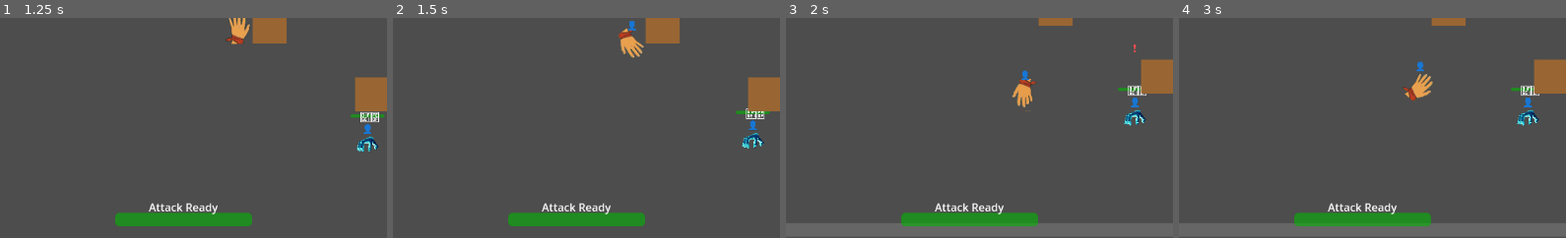
Above: before the commit, frames 1-4 (left to right).
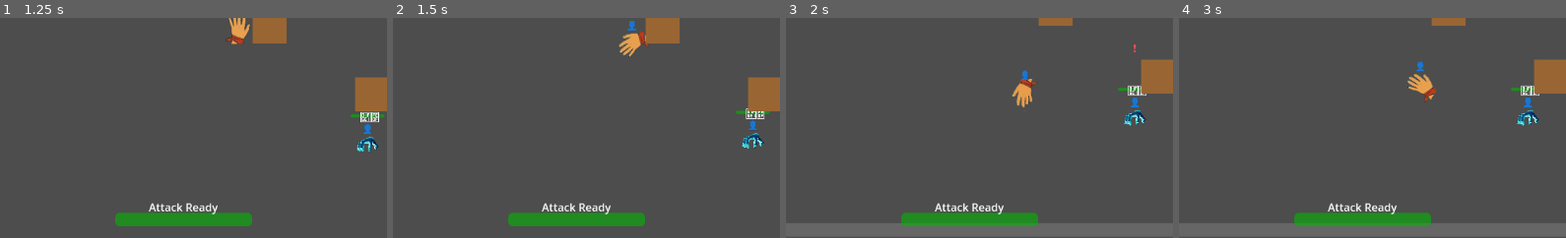
Above: after the commit, the same moments.

Repository: LouisZCode/rogue_hands_action_v1
Game: Godot game, scene res://scenes/main.tscn
The game is run twice, just before and just after one commit, with the same random seed, the same clock (stepped at 60 frames per second) and the same inputs.
Inputs:
- Up to frame 1 (1.25 s): hold Right (move_right) from 0.53 s (still down); tap Space (attack) at 0.6 s
- Up to frame 2 (1.5 s): release Right (move_right) at 1.28 s; hold Down (move_down) from 1.28 s (still down); tap S (gesture_paper) at 1.35 s
- Up to frame 3 (2 s): keep holding Down (move_down)
- Up to frame 4 (3 s): release Down (move_down) at 2.03 s; hold Right (move_right) 2.03-2.78 s; hold A (gesture_rock) 2.03-2.78 s; tap Enter at 2.75 s; hold Up (move_up) from 2.78 s (still down); tap D (gesture_scissors) at 2.85 s
The pictures show only the part of the screen within x 26-76%, y 48-98%; the shares and areas given below are measured in that part.

Frame 1 is identical in both runs. In frame 2, 0.5% of the frame differs, in the area x 58-67%, y 4-19%; in frame 3, 0.2%; in frame 4, 0.5%, in the area x 58-67%, y 25-39%.

Commit message:
rotation to left issue fix

Diff:
--- a/Scripts/Player.gd
+++ b/Scripts/Player.gd
@@ -226,6 +226,19 @@
 		current_stance = new_stance
 		update_stance_visual()
 		stance_changed.emit(current_stance)
+
+func get_shortest_angle_difference(from_angle: float, to_angle: float) -> float:
+	# Calculate the shortest angular difference between two angles
+	# Returns a value between -180 and 180 degrees
+	var difference = to_angle - from_angle
+
+	# Normalize to [-180, 180] range
+	while difference > 180:
+		difference -= 360
+	while difference < -180:
+		difference += 360
+
+	return difference
 
 func get_current_input_direction() -> Vector2:
 	# Get current directional input (reused for dash attacks and stance rotation)
@@ -353,12 +366,15 @@
 				var input_angle = input_direction.angle()
 				var target_rotation_degrees = rad_to_deg(input_angle) + 90  # Adjust for sprite orientation
 
-				# Smooth rotation transition for stance feedback
-				if abs(target_rotation_degrees - sprite.rotation_degrees) > 5:  # Only rotate if significant change
+				# Use shortest angle path for smooth stance rotation
+				var angle_diff = get_shortest_angle_difference(sprite.rotation_degrees, target_rotation_degrees)
+				if abs(angle_diff) > 5:  # Only rotate if significant change
+					# Use normalized target to force short path in tween
+					var normalized_target = sprite.rotation_degrees + angle_diff
 					if rotation_tween:
 						rotation_tween.kill()
 					rotation_tween = create_tween()
-					rotation_tween.tween_property(sprite, "rotation_degrees", target_rotation_degrees, stance_rotation_speed)
+					rotation_tween.tween_property(sprite, "rotation_degrees", normalized_target, stance_rotation_speed)
 			# If no input direction, maintain current rotation (don't snap back)
 
 	# Handle directional rotation for walking (top-down perspective)
@@ -369,13 +385,16 @@
 		# Store the current movement direction for stance preservation
 		last_movement_direction = target_rotation_degrees
 
-		# Smooth rotation transition
-		if abs(target_rotation_degrees - current_rotation) > 5:  # Only rotate if significant change
-			current_rotation = target_rotation_degrees
+		# Use shortest angle path for smooth rotation transition
+		var angle_diff = get_shortest_angle_difference(sprite.rotation_degrees, target_rotation_degrees)
+		if abs(angle_diff) > 5:  # Only rotate if significant change
+			# Use normalized target to force short path in tween
+			var normalized_target = sprite.rotation_degrees + angle_diff
+			current_rotation = target_rotation_degrees  # Update tracking variable
 			if rotation_tween:
 				rotation_tween.kill()
 			rotation_tween = create_tween()
-			rotation_tween.tween_property(sprite, "rotation_degrees", target_rotation_degrees, 0.2)
+			rotation_tween.tween_property(sprite, "rotation_degrees", normalized_target, 0.2)
 	# Note: Removed auto-return to neutral rotation - hand maintains last direction when idle
 
 func perform_dash_attack(direction: Vector2):
